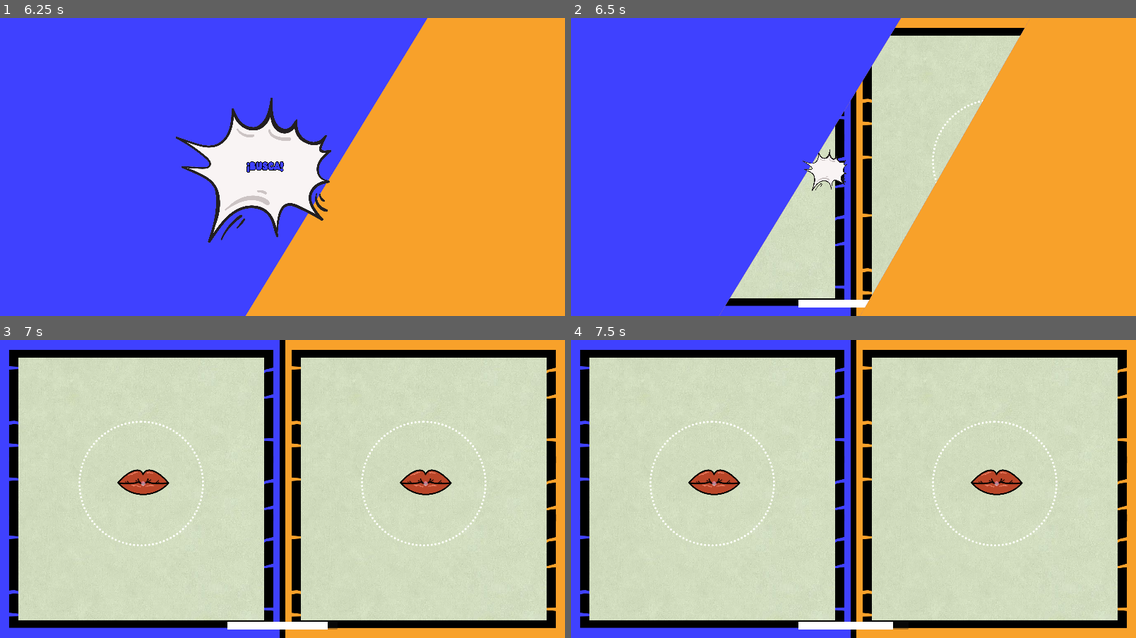
Above: before the commit, frames 1-4 (two rows, left to right).
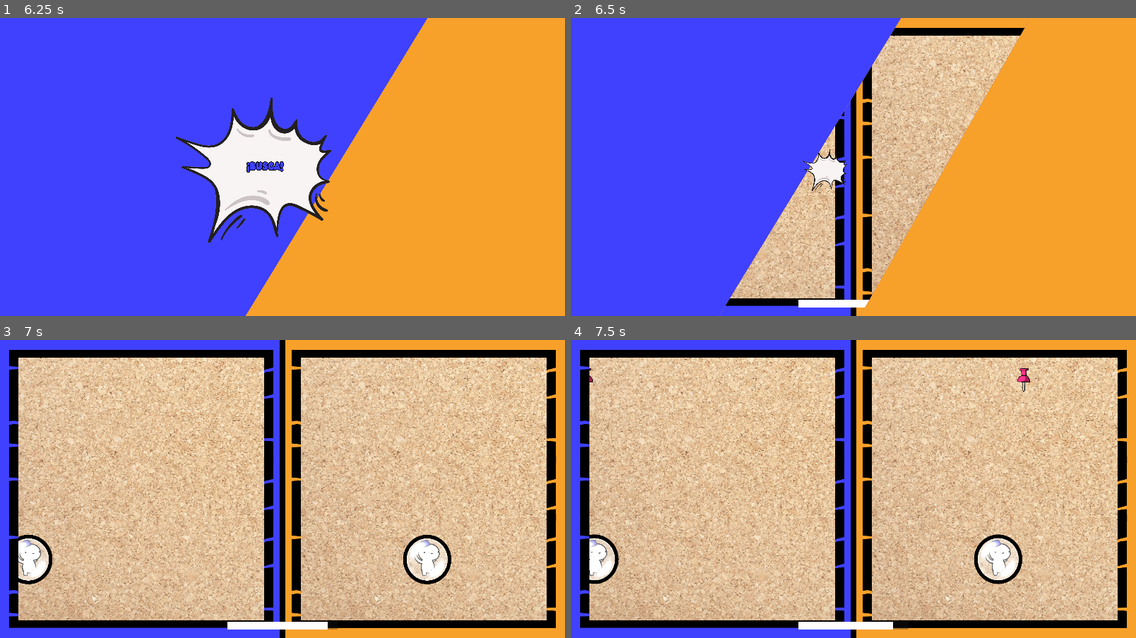
Above: after the commit, the same moments.

Repository: pablo4licante/gamejam-25
Game: Godot game, scene res://escenas/managers/main.tscn
Same seed, same stepped clock (60 frames per second), same inputs: the game is played once before the commit and once after it.
Inputs:
- Up to frame 1 (6.25 s): tap Enter at 0.5, 2 s; hold D (1_right) 0.53-2.03 s; tap W (1_up) at 0.77, 1.52, 3.02, 3.77, 4.52, 6.02 s; tap Space at 1.25 s; hold A (1_left) 2.03-2.78 s; hold D (1_right) 2.78-4.28 s; hold A (1_left) 4.28-5.03 s; hold D (1_right) 5.03-5.78 s; hold A (1_left) from 5.78 s (still down)
- Up to frame 2 (6.5 s): keep holding A (1_left)
- Up to frame 3 (7 s): keep holding A (1_left); tap W (1_up) at 6.77 s
- Up to frame 4 (7.5 s): release A (1_left) at 7.28 s; hold D (1_right) from 7.28 s (still down)

Frame 1 is identical in both runs. In frame 2, 15% of the frame differs, in the area x 28-80%, y 5-95%; in frame 3, 74%; in frame 4, 74%, in the area x 3-97%, y 5-95%.

Commit message:
TransicionFinal

Diff:
--- a/escenas/managers/main.gd
+++ b/escenas/managers/main.gd
@@ -17,6 +17,7 @@
 @export var ui_resultado : Label
 
 @export var ui_transicion : Node2D
+@export var ui_final : Node2D
 
 @export var music_player: AudioStreamPlayer2D
 
@@ -47,10 +48,10 @@
 var niveles = {			# Tipo Victoria
 	#"test2": [0],
 	#"test": [0],
-	#"dispara_1": [1],
-	#"game_pinchos": [2],
+	"dispara_1": [1],
+	"game_pinchos": [2],
 	"game_chicle": [0],
-	#"escena_plataformas_1": [1]
+	"escena_plataformas_1": [1]
 }
 var nivel_tipo_victoria = 0
 
@@ -314,6 +315,7 @@
 	contador_carga = TIEMPO_TRANSICION
 	music_player = $MusicStreamPlayer2D
 	music_player.play()
+	ui_final.visible = false
 	for key in sound_links:
 		sound_links[key] = sounds[sound_links[key]]
 
@@ -355,10 +357,14 @@
 
 		if vidas_1 == 0 or vidas_2 == 0:
 			ui_resultado.visible = true
+			ui_final.visible = true
+
 			if vidas_1 > vidas_2:
 				ui_resultado.text = "El jugador 1 ha ganado!";
+				ui_final.play(1)
 			elif vidas_2 > vidas_1:
 				ui_resultado.text = "El jugador 2 ha ganado!";
+				ui_final.play(2)
 			else:
 				ui_resultado.text = "Empate!";
 
--- a/escenas/managers/main.tscn
+++ b/escenas/managers/main.tscn
@@ -25,6 +25,7 @@
 [ext_resource type="Texture2D" uid="uid://dn71mihoh8w8v" path="res://assets/sprites/animacion_perder_vida/corazon-7.png" id="21_qgq57"]
 [ext_resource type="Texture2D" uid="uid://qdnvydefdwbu" path="res://assets/sprites/animacion_perder_vida/corazon-8.png" id="22_8qct6"]
 [ext_resource type="Texture2D" uid="uid://bfjvjl7qim2vw" path="res://assets/sprites/animacion_perder_vida/corazon-9.png" id="23_lre2r"]
+[ext_resource type="PackedScene" uid="uid://cvhxnysvvgnnl" path="res://escenas/ui/fin_de_juego.tscn" id="24_by3al"]
 
 [sub_resource type="StyleBoxEmpty" id="StyleBoxEmpty_2nuhl"]
 
@@ -38,7 +39,7 @@
 [sub_resource type="AudioStreamPolyphonic" id="AudioStreamPolyphonic_srt52"]
 polyphony = 100
 
-[node name="Node2D" type="Node2D" node_paths=PackedStringArr …(177 unchanged characters)… as2", "ui_resultado", "ui_transicion", "music_player", "audio_player")]
+[node name="Node2D" type="Node2D" node_paths=PackedStringArr …(177 unchanged characters)… as2", "ui_resultado", "ui_transicion", "ui_final", "music_player", "audio_player")]
 z_index = 1
 script = ExtResource("1_byav3")
 viewport_juego1 = NodePath("CanvasLayer/PanelJuego/ContenedorJuego1/SubViewport")
@@ -53,6 +54,7 @@
 ui_vidas2 = NodePath("CanvasLayer/PanelVidas/Panel2/Vidas2")
 ui_resultado = NodePath("CanvasLayer/PanelHUD/Resultado")
 ui_transicion = NodePath("TransicionGuapa")
+ui_final = NodePath("TransicionFinal")
 music_player = NodePath("MusicStreamPlayer2D")
 audio_player = NodePath("AudioStreamPlayer2D")
 sounds = Array[AudioStream]([ExtResource("2_3ro0p"), ExtResource("3_hj8pf"), ExtResource("4_5pqir"), ExtResource("5_0c4n4"), ExtResource("6_fss5v"), ExtResource("7_w6tfw"), ExtResource("8_v6a23"), ExtResource("9_wnqji"), ExtResource("10_ftlh4"), ExtResource("11_mf8h3")])
@@ -273,6 +275,8 @@
 max_polyphony = 100
 playback_type = 1
 
+[node name="TransicionFinal" parent="." instance=ExtResource("24_by3al")]
+
 [node name="TransicionGuapa" parent="." instance=ExtResource("12_h8klh")]
 z_index = 10
 
--- /dev/null
+++ b/escenas/ui/fin_de_juego.gd
@@ -0,0 +1,17 @@
+extends Node2D
+
+@onready var anim_player : AnimationPlayer = $AnimationPlayer
+
+var com = false
+var jugador = 0
+
+func play(j) -> void:
+	if not com:
+		jugador = j
+		anim_player.play("player_"+str(j)+"_wins")
+		com = true
+
+# Called every frame. 'delta' is the elapsed time since the previous frame.
+func _process(delta: float) -> void:
+	if com and not anim_player.is_playing():
+		anim_player.play("continue_p"+str(jugador)+"_win")
--- a/escenas/ui/fin_de_juego.tscn
+++ b/escenas/ui/fin_de_juego.tscn
@@ -1,6 +1,6 @@
 [gd_scene load_steps=17 format=3 uid="uid://cvhxnysvvgnnl"]
 
-[ext_resource type="Script" path="res://escenas/ui/transicion_guapa.gd" id="1_p765d"]
+[ext_resource type="Script" path="res://escenas/ui/fin_de_juego.gd" id="1_c8svl"]
 [ext_resource type="Texture2D" uid="uid://drt07q32d24js" path="res://assets/ui/fondo_cambio_nivel_naranja_mitad.png" id="2_cy35y"]
 [ext_resource type="Texture2D" uid="uid://cef483c52ijxv" path="res://assets/ui/fondo_cambio_nivel_naranja.png" id="3_kpy4c"]
 [ext_resource type="Texture2D" uid="uid://dkkgjnaumlckv" path="res://assets/ui/fondo_cambio_nivel_azul.png" id="4_2mum7"]
@@ -366,6 +366,144 @@
 "transitions": PackedFloat32Array(1),
 "update": 0,
 "values": [Vector2(1601, 459)]
+}
+
+[sub_resource type="Animation" id="Animation_p84sd"]
+resource_name = "continue_p2_win"
+length = 3.0
+loop_mode = 1
+step = 0.1
+tracks/0/type = "value"
+tracks/0/imported = false
+tracks/0/enabled = true
+tracks/0/path = NodePath("FondoCambioNivelAzul2:position")
+tracks/0/interp = 2
+tracks/0/loop_wrap = true
+tracks/0/keys = {
+"times": PackedFloat32Array(0),
+"transitions": PackedFloat32Array(1),
+"update": 0,
+"values": [Vector2(-2089, 544)]
+}
+tracks/1/type = "value"
+tracks/1/imported = false
+tracks/1/enabled = true
+tracks/1/path = NodePath("FondoCambioNivelAzul:position")
+tracks/1/interp = 2
+tracks/1/loop_wrap = true
+tracks/1/keys = {
+"times": PackedFloat32Array(0),
+"transitions": PackedFloat32Array(1),
+"update": 0,
+"values": [Vector2(563, 577)]
+}
+tracks/2/type = "value"
+tracks/2/imported = false
+tracks/2/enabled = true
+tracks/2/path = NodePath("PersonajeSaltoAzul:position")
+tracks/2/interp = 2
+tracks/2/loop_wrap = true
+tracks/2/keys = {
+"times": PackedFloat32Array(0),
+"transitions": PackedFloat32Array(1),
+"update": 0,
+"values": [Vector2(216, 834)]
+}
+tracks/3/type = "value"
+tracks/3/imported = false
+tracks/3/enabled = true
+tracks/3/path = NodePath("PersonajeSaltoAzul:scale")
+tracks/3/interp = 2
+tracks/3/loop_wrap = true
+tracks/3/keys = {
+"times": PackedFloat32Array(0, 1.5, 3),
+"transitions": PackedFloat32Array(1, 1, 1),
+"update": 0,
+"values": [Vector2(0.2, 0.2), Vector2(0.24, 0.24), Vector2(0.2, 0.2)]
+}
+tracks/4/type = "value"
+tracks/4/imported = false
+tracks/4/enabled = true
+tracks/4/path = NodePath("PersonajeEstaticoNaranja:position")
+tracks/4/interp = 2
+tracks/4/loop_wrap = true
+tracks/4/keys = {
+"times": PackedFloat32Array(0),
+"transitions": PackedFloat32Array(1),
+"update": 0,
+"values": [Vector2(1043, 757)]
+}
+tracks/5/type = "value"
+tracks/5/imported = false
+tracks/5/enabled = true
+tracks/5/path = NodePath("PersonajeEstaticoNaranja:scale")
+tracks/5/interp = 2
+tracks/5/loop_wrap = true
+tracks/5/keys = {
+"times": PackedFloat32Array(0, 1.5, 3),
+"transitions": PackedFloat32Array(1, 1, 1),
+"update": 0,
+"values": [Vector2(0.3, 0.3), Vector2(0.34, 0.34), Vector2(0.3, 0.3)]
+}
+tracks/6/type = "value"
+tracks/6/imported = false
+tracks/6/enabled = true
+tracks/6/path = NodePath("HasGanado:scale")
+tracks/6/interp = 2
+tracks/6/loop_wrap = true
+tracks/6/keys = {
+"times": PackedFloat32Array(0, 1.5, 3),
+"transitions": PackedFloat32Array(1, 1, 1),
+"update": 0,
+"values": [Vector2(0.85, 0.85), Vector2(0.92, 0.92), Vector2(0.85, 0.85)]
+}
+tracks/7/type = "value"
+tracks/7/imported = false
+tracks/7/enabled = true
+tracks/7/path = NodePath("HasPerdido:scale")
+tracks/7/interp = 2
+tracks/7/loop_wrap = true
+tracks/7/keys = {
+"times": PackedFloat32Array(0, 1.5, 3),
+"transitions": PackedFloat32Array(1, 1, 1),
+"update": 0,
+"values": [Vector2(0.6, 0.6), Vector2(0.62, 0.62), Vector2(0.6, 0.6)]
+}
+tracks/8/type = "value"
+tracks/8/imported = false
+tracks/8/enabled = true
+tracks/8/path = NodePath("FondoCambioNivelAzul:rotation")
+tracks/8/interp = 1
+tracks/8/loop_wrap = true
+tracks/8/keys = {
+"times": PackedFloat32Array(0),
+"transitions": PackedFloat32Array(1),
+"update": 0,
+"values": [-1.09567]
+}
+tracks/9/type = "value"
+tracks/9/imported = false
+tracks/9/enabled = true
+tracks/9/path = NodePath("HasPerdido:position")
+tracks/9/interp = 1
+tracks/9/loop_wrap = true
+tracks/9/keys = {
+"times": PackedFloat32Array(0),
+"transitions": PackedFloat32Array(1),
+"update": 0,
+"values": [Vector2(395, 440)]
+}
+tracks/10/type = "value"
+tracks/10/imported = false
+tracks/10/enabled = true
+tracks/10/path = NodePath("HasGanado:position")
+tracks/10/interp = 1
+tracks/10/loop_wrap = true
+tracks/10/keys = {
+"times": PackedFloat32Array(0),
+"transitions": PackedFloat32Array(1),
+"update": 0,
+"values": [Vector2(1528, 377)]
 }
 
 [sub_resource type="Animation" id="Animation_74b22"]
@@ -666,144 +804,6 @@
 "values": [Vector2(1528, 377), Vector2(1528, 377)]
 }
 
-[sub_resource type="Animation" id="Animation_p84sd"]
-resource_name = "continue_p2_win"
-length = 3.0
-loop_mode = 1
-step = 0.1
-tracks/0/type = "value"
-tracks/0/imported = false
-tracks/0/enabled = true
-tracks/0/path = NodePath("FondoCambioNivelAzul2:position")
-tracks/0/interp = 2
-tracks/0/loop_wrap = true
-tracks/0/keys = {
-"times": PackedFloat32Array(0),
-"transitions": PackedFloat32Array(1),
-"update": 0,
-"values": [Vector2(-2089, 544)]
-}
-tracks/1/type = "value"
-tracks/1/imported = false
-tracks/1/enabled = true
-tracks/1/path = NodePath("FondoCambioNivelAzul:position")
-tracks/1/interp = 2
-tracks/1/loop_wrap = true
-tracks/1/keys = {
-"times": PackedFloat32Array(0),
-"transitions": PackedFloat32Array(1),
-"update": 0,
-"values": [Vector2(563, 577)]
-}
-tracks/2/type = "value"
-tracks/2/imported = false
-tracks/2/enabled = true
-tracks/2/path = NodePath("PersonajeSaltoAzul:position")
-tracks/2/interp = 2
-tracks/2/loop_wrap = true
-tracks/2/keys = {
-"times": PackedFloat32Array(0),
-"transitions": PackedFloat32Array(1),
-"update": 0,
-"values": [Vector2(216, 834)]
-}
-tracks/3/type = "value"
-tracks/3/imported = false
-tracks/3/enabled = true
-tracks/3/path = NodePath("PersonajeSaltoAzul:scale")
-tracks/3/interp = 2
-tracks/3/loop_wrap = true
-tracks/3/keys = {
-"times": PackedFloat32Array(0, 1.5, 3),
-"transitions": PackedFloat32Array(1, 1, 1),
-"update": 0,
-"values": [Vector2(0.2, 0.2), Vector2(0.24, 0.24), Vector2(0.2, 0.2)]
-}
-tracks/4/type = "value"
-tracks/4/imported = false
-tracks/4/enabled = true
-tracks/4/path = NodePath("PersonajeEstaticoNaranja:position")
-tracks/4/interp = 2
-tracks/4/loop_wrap = true
-tracks/4/keys = {
-"times": PackedFloat32Array(0),
-"transitions": PackedFloat32Array(1),
-"update": 0,
-"values": [Vector2(1043, 757)]
-}
-tracks/5/type = "value"
-tracks/5/imported = false
-tracks/5/enabled = true
-tracks/5/path = NodePath("PersonajeEstaticoNaranja:scale")
-tracks/5/interp = 2
-tracks/5/loop_wrap = true
-tracks/5/keys = {
-"times": PackedFloat32Array(0, 1.5, 3),
-"transitions": PackedFloat32Array(1, 1, 1),
-"update": 0,
-"values": [Vector2(0.3, 0.3), Vector2(0.34, 0.34), Vector2(0.3, 0.3)]
-}
-tracks/6/type = "value"
-tracks/6/imported = false
-tracks/6/enabled = true
-tracks/6/path = NodePath("HasGanado:scale")
-tracks/6/interp = 2
-tracks/6/loop_wrap = true
-tracks/6/keys = {
-"times": PackedFloat32Array(0, 1.5, 3),
-"transitions": PackedFloat32Array(1, 1, 1),
-"update": 0,
-"values": [Vector2(0.85, 0.85), Vector2(0.92, 0.92), Vector2(0.85, 0.85)]
-}
-tracks/7/type = "value"
-tracks/7/imported = false
-tracks/7/enabled = true
-tracks/7/path = NodePath("HasPerdido:scale")
-tracks/7/interp = 2
-tracks/7/loop_wrap = true
-tracks/7/keys = {
-"times": PackedFloat32Array(0, 1.5, 3),
-"transitions": PackedFloat32Array(1, 1, 1),
-"update": 0,
-"values": [Vector2(0.6, 0.6), Vector2(0.62, 0.62), Vector2(0.6, 0.6)]
-}
-tracks/8/type = "value"
-tracks/8/imported = false
-tracks/8/enabled = true
-tracks/8/path = NodePath("FondoCambioNivelAzul:rotation")
-tracks/8/interp = 1
-tracks/8/loop_wrap = true
-tracks/8/keys = {
-"times": PackedFloat32Array(0),
-"transitions": PackedFloat32Array(1),
-"update": 0,
-"values": [-1.09567]
-}
-tracks/9/type = "value"
-tracks/9/imported = false
-tracks/9/enabled = true
-tracks/9/path = NodePath("HasPerdido:position")
-tracks/9/interp = 1
-tracks/9/loop_wrap = true
-tracks/9/keys = {
-"times": PackedFloat32Array(0),
-"transitions": PackedFloat32Array(1),
-"update": 0,
-"values": [Vector2(395, 440)]
-}
-tracks/10/type = "value"
-tracks/10/imported = false
-tracks/10/enabled = true
-tracks/10/path = NodePath("HasGanado:position")
-tracks/10/interp = 1
-tracks/10/loop_wrap = true
-tracks/10/keys = {
-"times": PackedFloat32Array(0),
-"transitions": PackedFloat32Array(1),
-"update": 0,
-"values": [Vector2(1528, 377)]
-}
-
 [sub_resource type="AnimationLibrary" id="AnimationLibrary_gfi6a"]
 _data = {
 "RESET": SubResource("Animation_uoh50"),
@@ -814,7 +814,7 @@
 }
 
 [node name="TransicionGuapa" type="Node2D"]
-script = ExtResource("1_p765d")
+script = ExtResource("1_c8svl")
 
 [node name="Sprite2D" type="Sprite2D" parent="."]
 
Not shown: 1 places in escenas/managers/main.tscn that only renumber resources
